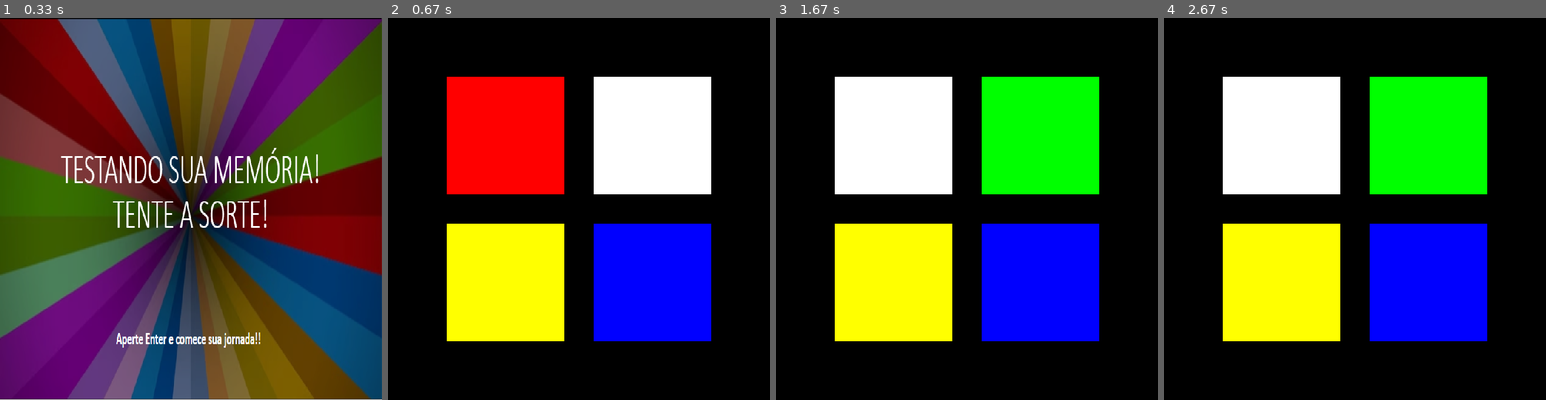
Above: before the commit, frames 1-4 (left to right).
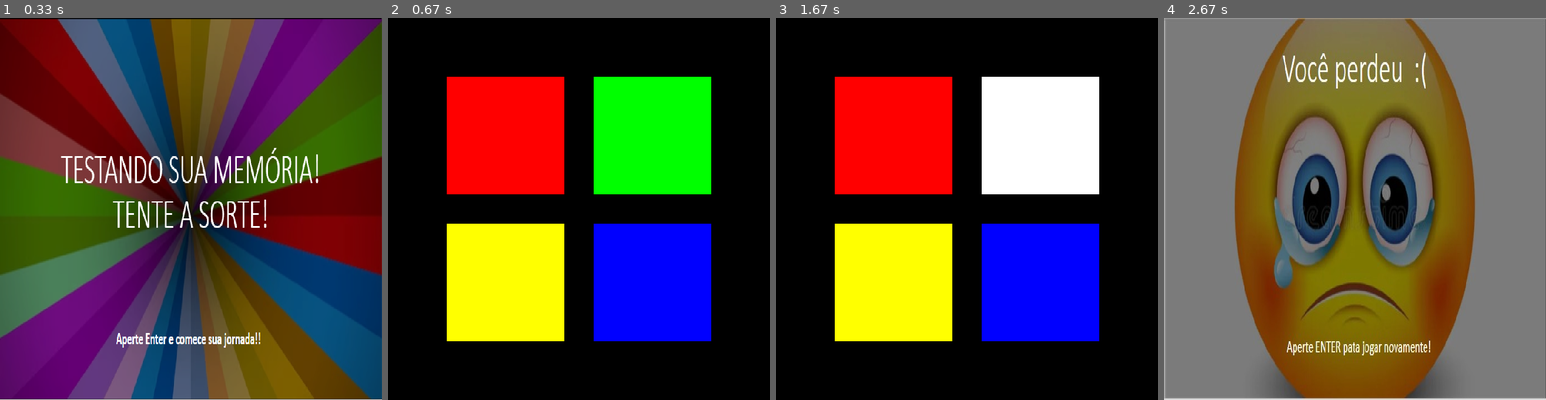
Above: after the commit, the same moments.

Repository: CaioNovelli/Projeto_Final_Pygame
Game: pygame game, started from Código Pygame.py
Two runs of this game, one before a commit and one after it. Both use one fixed random seed, a clock stepped at 60 frames per second and the inputs below.
Inputs (mouse positions are in pixels of both pictures, inside the frame that each line leads up to):
- Up to frame 1 (0.33 s): no input
- Up to frame 2 (0.67 s): tap Enter at 0.33 s
- Up to frame 3 (1.67 s): click (1005, 293) at 0.72 s; click (1024, 75) at 1.05 s; click (1012, 243) at 1.38 s
- Up to frame 4 (2.67 s): click (1301, 128) at 2.55 s

Frame 1 is identical in both runs. In frame 2, 9.5% of the frame differs, in the area x 53-85%, y 15-47%; in frame 3, 19%; in frame 4, 99%, in the area x 0-100%, y 0-100%.

Commit message:
arrumando bug de repeticao do quadrado branco

Diff:
--- a/Código Pygame.py
+++ b/Código Pygame.py
@@ -55,6 +55,7 @@
         sorteada = random.choice(list(dicio_infos.keys()))
         print(f'vai sortear entre {list(dicio_infos.keys())}')
         lista_sorteio.append(sorteada)
+        exibe_normal = True
         cor_atual=0
         estado = 'tela_preta'
 
@@ -78,15 +79,22 @@
             cor = lista_sorteio[cor_atual]
             info = dicio_infos[cor]
 
+            if exibe_normal:
+                pygame.draw.rect(window,info['cor'], info['pos'])
+            else:
+                pygame.draw.rect(window,(255,255,255), info['pos'])
 
 
-            pygame.draw.rect(window,(255,255,255), info['pos'])
             t_final = time.time()
+            tempo_decorrido = (t_final-t_inicial)
+            if tempo_decorrido >0.35:
+                t_inicial = t_final
+                if exibe_normal:
+                    exibe_normal =False
+                else:
+                    cor_atual+=1
+                    exibe_normal = True
 
-            tempo_decorrido = (t_final-t_inicial)
-            if tempo_decorrido >0.5:
-                t_inicial = t_final
-                cor_atual+=1
 
         else:
             estado = 'aguardando_clique'
